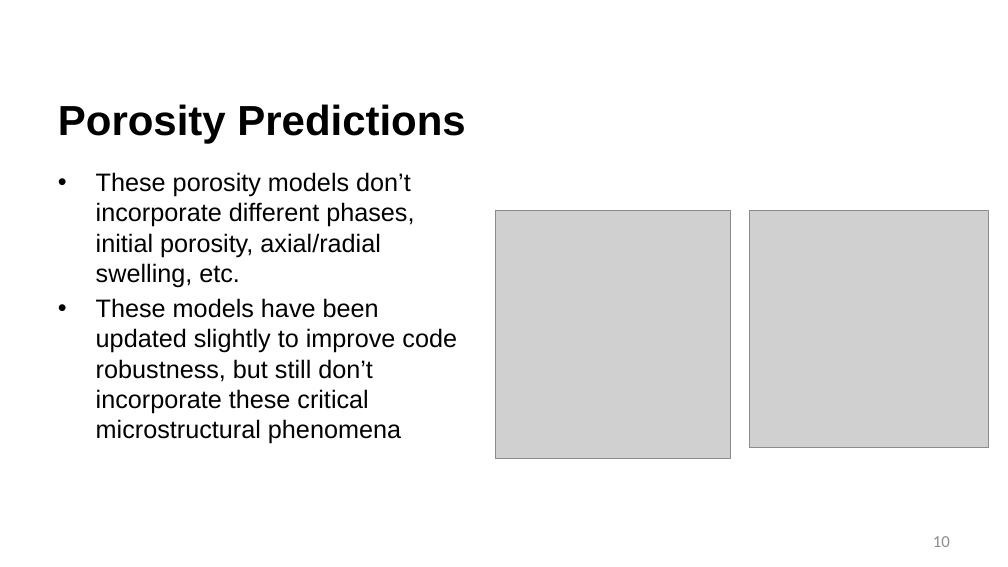
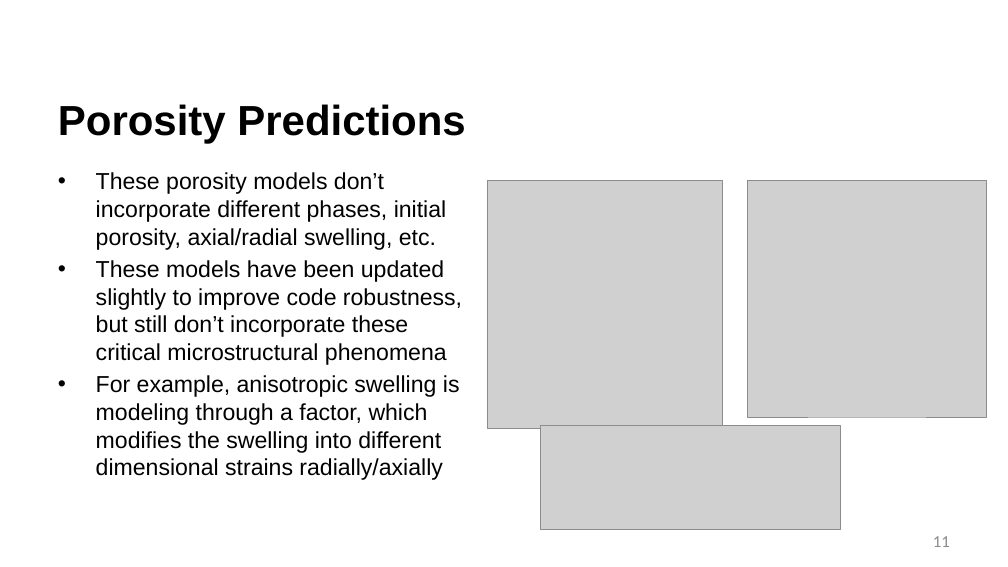
Before and after one commit to benbeeler/TEACHING, a slide deck: slide 11 of Advanced Reactor Materials/Fall2026/Lec11_SFRs.pptx (slide 10 before the commit). Drawn at 1008x567 pixels with LibreOffice and Linux fonts; fonts in the diff are those of the drawing; grey boxes stand for pictures; background and template pictures are left out. Boxes give left, top, right and bottom in pixels: in the first picture for what was removed or moved away, otherwise in the second. Text is boxed around its words. In the diff, an @@ line names an element or a change of style, - is before the commit and + after.

```diff
--- a/Advanced Reactor Materials/Fall2026/Lec11_SFRs.pptx
+++ b/Advanced Reactor Materials/Fall2026/Lec11_SFRs.pptx
@@ text at <box>96,172,462,365</box>: size 24 to 22 pt in "These porosity models don’t incorporate different phases, ...", "These models have been updated slightly to ..." @@
@@ picture: place and size @@
-picture at <box>496,210,731,459</box>
+picture at <box>487,180,722,429</box>
@@ picture: place and size @@
-picture at <box>749,210,988,447</box>
+picture at <box>748,180,987,417</box>
@@ text at <box>96,375,460,480</box>: paragraph added @@
+• For example, anisotropic swelling is modeling through a factor, which modifies the swelling into different dimensional strains radially/axially
@@ picture added at <box>541,425,840,529</box> @@
@@ page number at <box>933,536,950,547</box>: text changed @@
-10
+11
```
Also in this commit, not shown: 9 other slides changed, 3 slides added, 12 other files.
